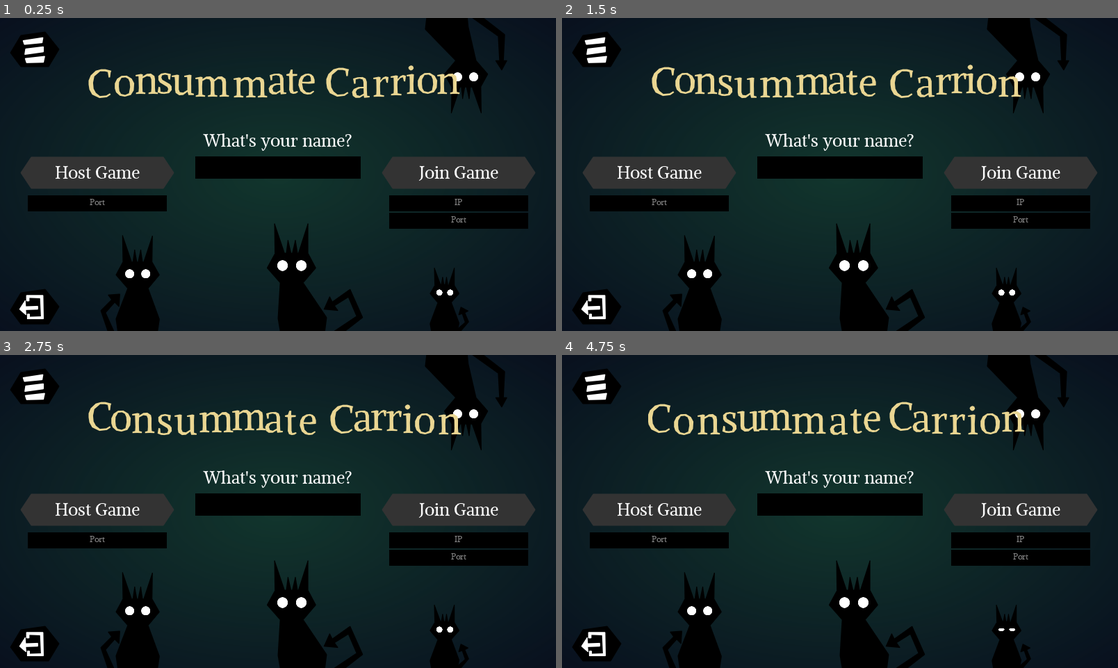
Above: before the commit, frames 1-4 (two rows, left to right).
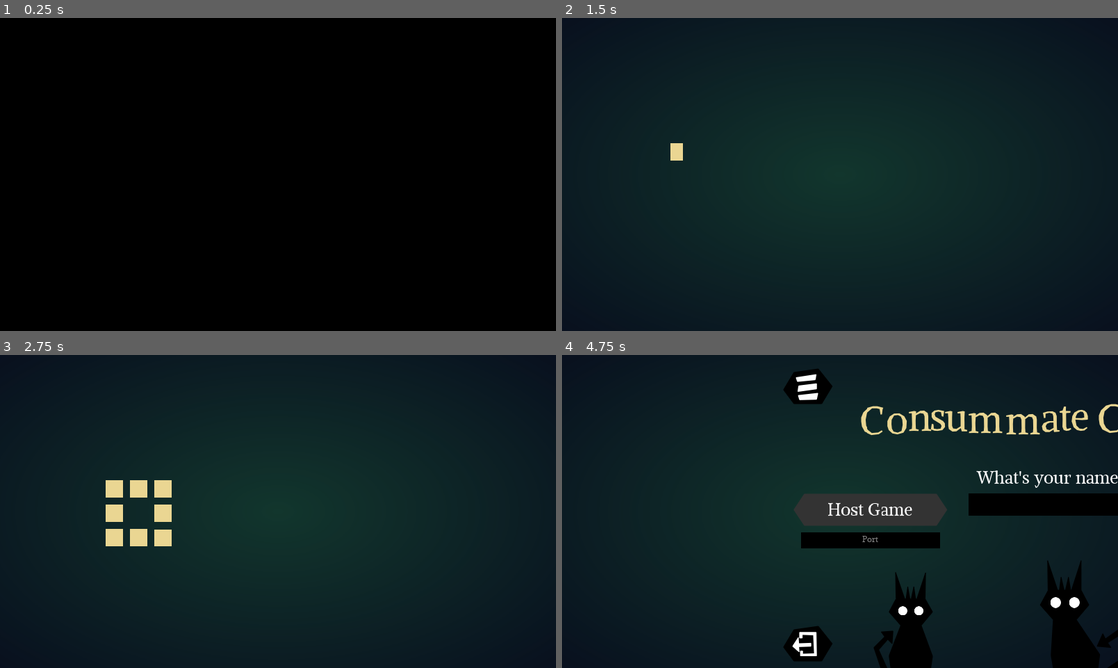
Above: after the commit, the same moments.

Repository: FractalDiane/consummate-carrion
Game: Godot game, scene res://scenes/logo.tscn
The game is run twice, just before and just after one commit, with the same random seed, the same clock (stepped at 60 frames per second) and the same inputs.
Inputs (mouse positions are in pixels of both pictures, inside the frame that each line leads up to):
- Up to frame 1 (0.25 s): no input
- Up to frame 2 (1.5 s): move the mouse to (962, 158) at 0.52 s; move the mouse to (728, 190) at 1.27 s
- Up to frame 3 (2.75 s): move the mouse to (333, 442) at 2.02 s
- Up to frame 4 (4.75 s): move the mouse to (812, 574) at 2.77 s; move the mouse to (1006, 558) at 3.52 s; move the mouse to (673, 464) at 4.27 s

The runs differ from the first frame. In frame 1, 87% of the frame differs, in the area x 0-100%, y 0-100%; in frame 2, 21%; in frame 3, 22%; in frame 4, 30%.

Commit message:
last minute things

Diff:
--- a/scenes/game.tscn
+++ b/scenes/game.tscn
@@ -9,7 +9,6 @@
 [ext_resource path="res://audio/sound/timertick.ogg" type="AudioStream" id=7]
 [ext_resource path="res://audio/sound/key_loop.ogg" type="AudioStream" id=8]
 [ext_resource path="res://audio/sound/theme_ding.ogg" type="AudioStream" id=9]
-[ext_resource path="res://audio/music/game.ogg" type="AudioStream" id=10]
 
 [sub_resource type="StyleBoxFlat" id=4]
 bg_color = Color( 0, 0, 0, 1 )
@@ -631,7 +630,6 @@
 volume_db = 4.0
 
 [node name="Music" type="AudioStreamPlayer" parent="."]
-stream = ExtResource( 10 )
 volume_db = -60.0
 bus = "Music"
 
--- a/scenes/logo.tscn
+++ b/scenes/logo.tscn
@@ -309,6 +309,7 @@
 "_edit_use_anchors_": false,
 "_edit_vertical_guides_": [ 640.0 ]
 }
+skip = false
 
 [node name="Fade" type="ColorRect" parent="."]
 anchor_right = 1.0
--- a/scenes/options.tscn
+++ b/scenes/options.tscn
@@ -451,6 +451,7 @@
 align = 2
 
 [node name="VolumeMusic" type="HBoxContainer" parent="OptionsList"]
+visible = false
 margin_top = 116.0
 margin_right = 960.0
 margin_bottom = 208.0
@@ -493,9 +494,9 @@
 align = 2
 
 [node name="Checkboxes" type="HBoxContainer" parent="OptionsList"]
-margin_top = 232.0
+margin_top = 116.0
 margin_right = 960.0
-margin_bottom = 283.0
+margin_bottom = 167.0
 
 [node name="Fullscreen" type="HBoxContainer" parent="OptionsList/Checkboxes"]
 margin_right = 478.0
@@ -679,15 +680,9 @@
 custom_fonts/normal_font = ExtResource( 7 )
 bbcode_enabled = true
 bbcode_text = "[center][color=#ead692]Developed by[/color]
-Diane Sparks
-
-[color=#ead692]Music by[/color]
-[...]"
+Diane Sparks"
 text = "Developed by
-Diane Sparks
-
-Music by
-[...]"
+Diane Sparks"
 __meta__ = {
 "_edit_use_anchors_": false
 }
--- a/scenes/title.tscn
+++ b/scenes/title.tscn
@@ -1,10 +1,9 @@
-[gd_scene load_steps=38 format=2]
+[gd_scene load_steps=37 format=2]
 
 [ext_resource path="res://fonts/font_display_new.tres" type="DynamicFont" id=1]
 [ext_resource path="res://scripts/scenes/title.gd" type="Script" id=3]
 [ext_resource path="res://fonts/font_display_new_m.tres" type="DynamicFont" id=4]
 [ext_resource path="res://fonts/font_display_new_xs.tres" type="DynamicFont" id=5]
-[ext_resource path="res://audio/music/lobby.ogg" type="AudioStream" id=6]
 [ext_resource path="res://prefabs/eyes.tscn" type="PackedScene" id=7]
 [ext_resource path="res://prefabs/cc_button.tscn" type="PackedScene" id=8]
 [ext_resource path="res://shaders/transition.gdshader" type="Shader" id=9]
@@ -1290,7 +1289,6 @@
 }
 
 [node name="Music" type="AudioStreamPlayer" parent="."]
-stream = ExtResource( 6 )
 volume_db = -60.0
 bus = "Music"
 
--- a/scripts/network_manager.gd
+++ b/scripts/network_manager.gd
@@ -6,6 +6,11 @@
 const NotificationPrefab := preload("res://prefabs/notification.tscn")
 
 var my_connection: NetworkedMultiplayerENet = null
+
+var cached_name := String()
+var cached_host_port := String()
+var cached_join_ip := String()
+var cached_join_port := String()
 
 var player_order_initial := []
 var player_order := []
--- a/scripts/scenes/title.gd
+++ b/scripts/scenes/title.gd
@@ -97,6 +97,11 @@
 		if get_tree().get_current_scene() == self:
 			NetworkManager.coming_from_game = false
 
+	edit_name.text = NetworkManager.cached_name
+	edit_host_port.text = NetworkManager.cached_host_port
+	edit_join_ip.text = NetworkManager.cached_join_ip
+	edit_join_port.text = NetworkManager.cached_join_port
+
 
 func _process(_delta: float) -> void:
 	if Input.is_action_just_pressed("ui_focus_next") or Input.is_action_just_pressed("ui_focus_prev"):
@@ -118,6 +123,9 @@
 	var port := edit_host_port.get_text()
 	peer.create_server(int(port) if not port.empty() else DEFAULT_PORT, MAX_PLAYERS)
 	get_tree().set_network_peer(peer)
+
+	NetworkManager.cached_name = edit_name.get_text()
+	NetworkManager.cached_host_port = edit_host_port.get_text()
 
 	init_network_manager(peer)
 	$CanvasLayer/ClickBlock.show()
@@ -135,6 +143,10 @@
 	$TitleScreen/TimerTimeout.start()
 	get_tree().set_network_peer(peer)
 
+	NetworkManager.cached_name = edit_name.get_text()
+	NetworkManager.cached_join_ip = edit_join_ip.get_text()
+	NetworkManager.cached_join_port = edit_join_port.get_text()
+
 #	init_network_manager(peer)
 #	$CanvasLayer/ClickBlock.show()
 #	transition_to_lobby = true
Not shown, removed: audio/music/funky-puzzler.ogg.import
Not shown, changed: export_presets.cfg
Not shown: 1 places in scenes/game.tscn that only renumber resources
Not shown, removed: audio/music/funky-puzzler.ogg
